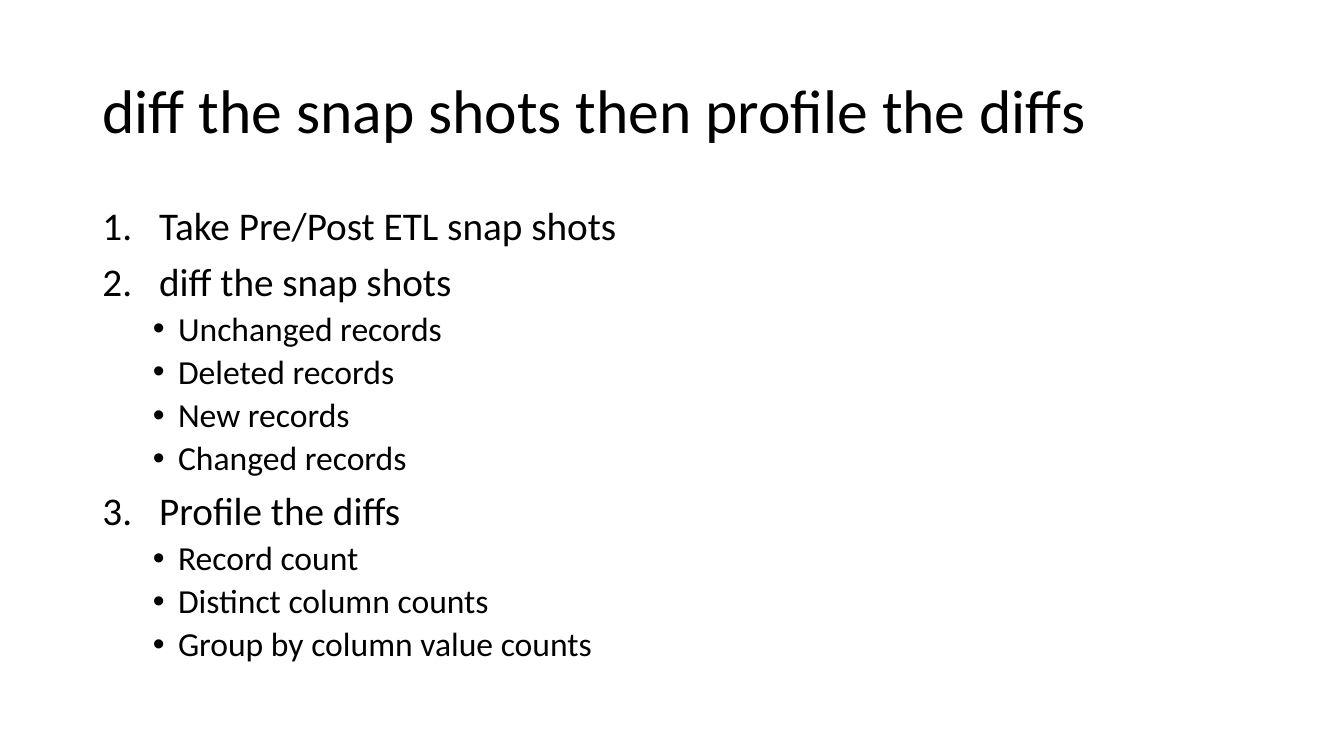
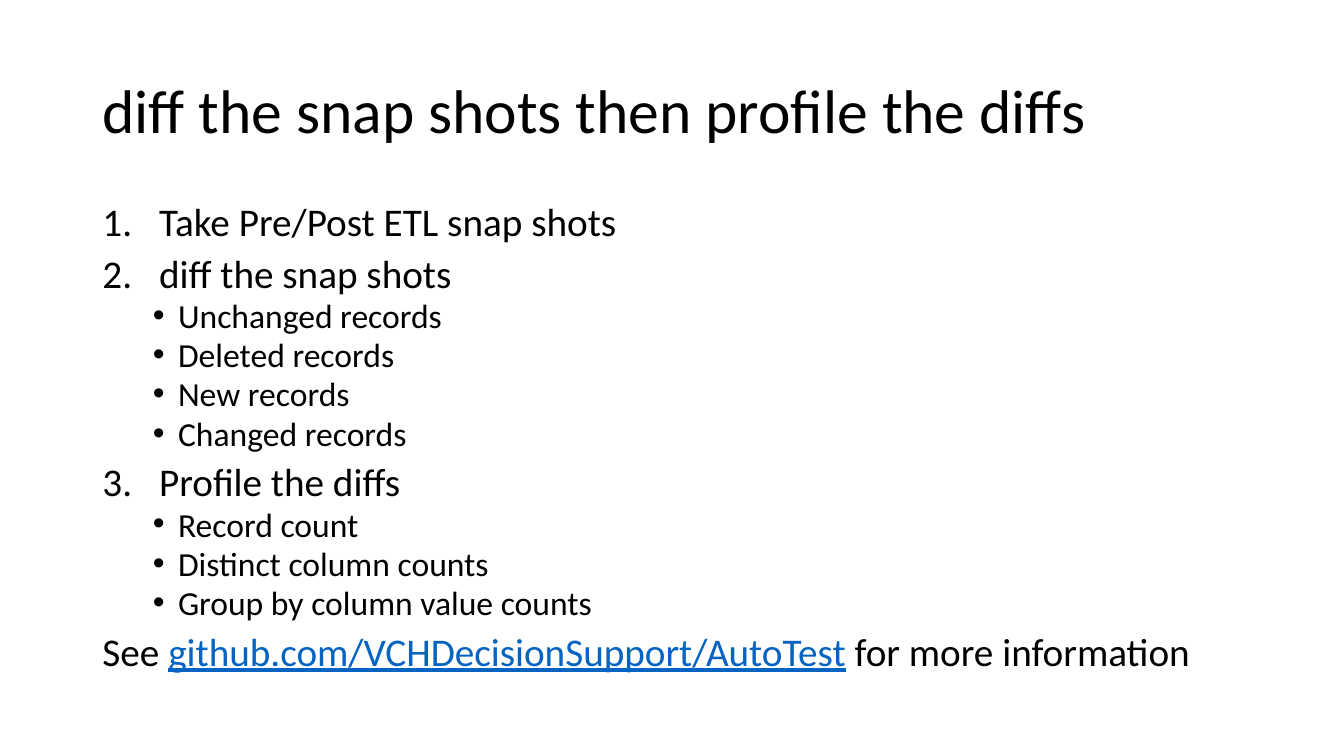
Before and after one commit to VCHDecisionSupport/MsSqlAutoTest, a slide deck: slide 6 of Documentation/AutoTest DevsPresentation.pptx. Drawn at 1344x756 pixels with LibreOffice and Linux fonts; fonts in the diff are those of the drawing. Boxes give left, top, right and bottom in pixels: in the first picture for what was removed or moved away, otherwise in the second. Text is boxed around its words. In the diff, an @@ line names an element or a change of style, - is before the commit and + after.

```diff
--- a/Documentation/AutoTest DevsPresentation.pptx
+++ b/Documentation/AutoTest DevsPresentation.pptx
@@ text at [159,208,616,621]: line spacing 0.9 to 0.8 @@
@@ text at [102,638,1189,673]: paragraph added @@
+See github.com/VCHDecisionSupport/AutoTest for more information
```
Also in this commit, not shown: 17 other files.
